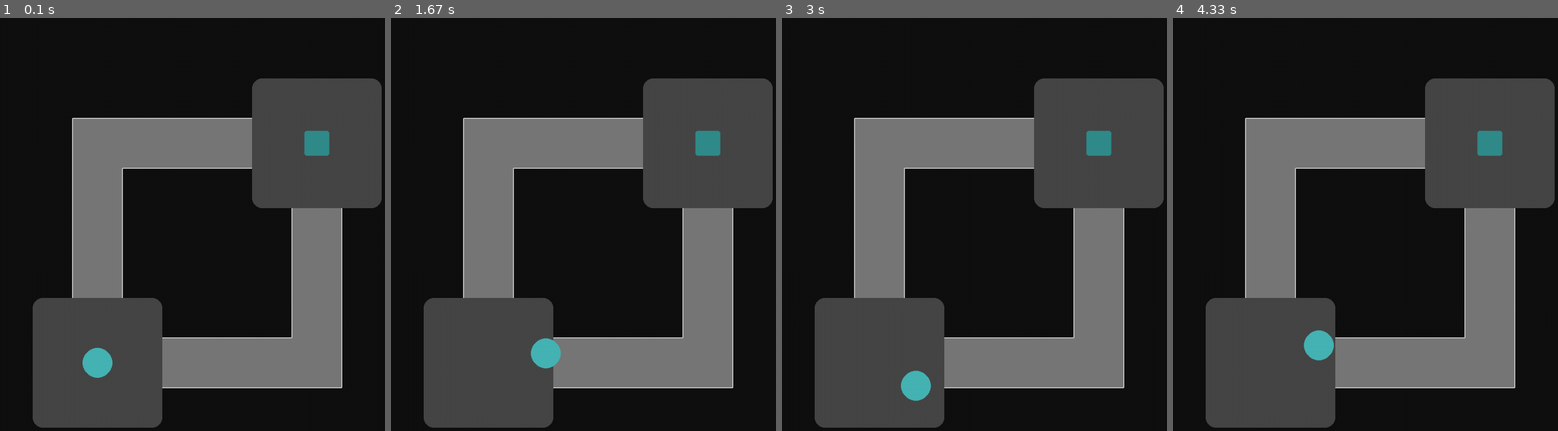
Above: before the commit, frames 1-4 (left to right).
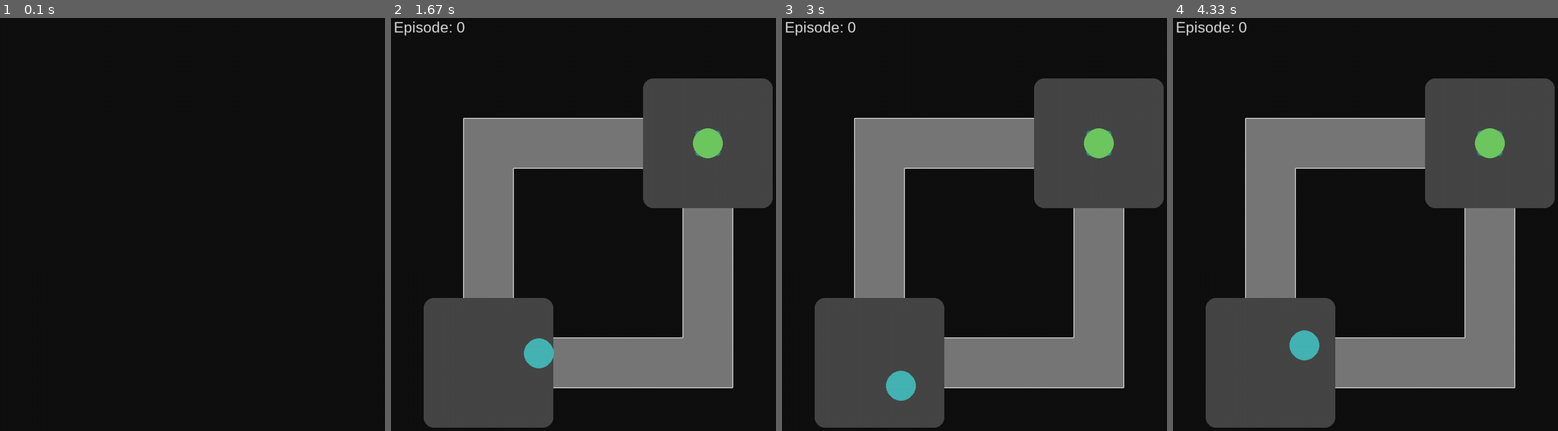
Above: after the commit, the same moments.

Repository: tomosii/marl-robots-2d
Game: pygame game, started from envs/pygame_test_human.py
Same seed, same stepped clock (60 frames per second), same inputs: the game is played once before the commit and once after it.
Inputs:
- Up to frame 1 (0.1 s): no input
- Up to frame 2 (1.67 s): tap Enter at 0.33 s; hold Right 0.67-1.13 s; hold Up 1.17-1.47 s; hold Right from 1.5 s (still down)
- Up to frame 3 (3 s): release Right at 1.97 s; hold Left 2-2.53 s; hold Down 2.57-2.87 s; hold Left from 2.9 s (still down)
- Up to frame 4 (4.33 s): release Left at 3.3 s; hold Up 3.33-3.7 s; hold Right from 3.73 s (still down)

The runs differ from the first frame. In frame 1, 41% of the frame differs, in the area x 8-100%, y 14-100%; in frame 2, 0.9%; in frame 3, 1.2%; in frame 4, 1.2%.

Commit message:
goal or failed

Diff:
--- a/envs/pygame_test_human.py
+++ b/envs/pygame_test_human.py
@@ -18,13 +18,18 @@
 CORRIDOR_WIDTH = AGENT_SIZE + 40
 WALL_WIDTH = 2
 
+AGENT_POS = (ROOM_SIZE // 2, HEIGHT - ROOM_SIZE // 2)
+OBSTACLE_POS = (WIDTH - ROOM_SIZE // 2, ROOM_SIZE // 2)
+
 BG_COLOR = (16, 16, 16)
 AGENT_BLUE = (70, 180, 180)
+AGENT_GREEN = (111, 200, 96)
 GOAL_BLUE = (50, 140, 140)
 ROOM_COLOR = (70, 70, 70)
 CORRIDOR_COLOR = (120, 120, 120)
 WALL_COLOR = (200, 200, 200)
 INFO_BG_COLOR = (30, 30, 30)
+INFO_TEXT_COLOR = (220, 220, 220)
 
 FPS = 60
 
@@ -119,15 +124,15 @@
 
 
 class Agent(pygame.sprite.Sprite):
-    def __init__(self, center_x, center_y):
+    def __init__(self, color):
         super().__init__()
         self.image = pygame.Surface([AGENT_SIZE, AGENT_SIZE], pygame.SRCALPHA)
         self.rect = self.image.get_rect()
         pygame.draw.circle(
-            self.image, AGENT_BLUE, (AGENT_SIZE // 2, AGENT_SIZE // 2), AGENT_SIZE // 2
+            self.image, color, (AGENT_SIZE // 2, AGENT_SIZE // 2), AGENT_SIZE // 2
         )
 
-        self.pos = pygame.math.Vector2(center_x, center_y)
+        self.pos = pygame.math.Vector2(0, 0)
         self.vel = pygame.math.Vector2(0, 0)
         self.acc = pygame.math.Vector2(0, 0)
 
@@ -156,6 +161,12 @@
 
         self.rect.center = self.pos
 
+    def reset(self, pos):
+        self.pos = pygame.math.Vector2(pos)
+        self.vel = pygame.math.Vector2(0, 0)
+        self.acc = pygame.math.Vector2(0, 0)
+        self.rect.center = self.pos
+
     def collide_walls(self, walls: List[Wall]):
         neligible = 0.1
 
@@ -167,28 +178,28 @@
                     and self.rect.left < wall.rect.left
                     and self.vel.x > 0
                 ):
-                    print("collide right")
+                    # print("collide right")
                     self.pos.x = wall.rect.left - AGENT_SIZE // 2
                 if (
                     self.rect.left < wall.rect.right
                     and self.rect.right > wall.rect.right
                     and self.vel.x < 0
                 ):
-                    print("collide left")
+                    # print("collide left")
                     self.pos.x = wall.rect.right + AGENT_SIZE // 2
                 if (
                     self.rect.bottom > wall.rect.top
                     and self.rect.top < wall.rect.top
                     and self.vel.y > 0
                 ):
-                    print("collide bottom")
+                    # print("collide bottom")
                     self.pos.y = wall.rect.top - AGENT_SIZE // 2
                 if (
                     self.rect.top < wall.rect.bottom
                     and self.rect.bottom > wall.rect.bottom
                     and self.vel.y < 0
                 ):
-                    print("collide top")
+                    # print("collide top")
                     self.pos.y = wall.rect.bottom + AGENT_SIZE // 2
 
                 self.rect.center = self.pos
@@ -196,8 +207,106 @@
 
                 return
 
-
-agent1 = Agent(ROOM_SIZE // 2, HEIGHT - ROOM_SIZE // 2)
+    def collide_obstacle(self, obstacle):
+        if self.rect.colliderect(obstacle.rect):
+            self.vel = pygame.math.Vector2(0, 0)
+            return True
+        return False
+
+    def check_goal(self, goal: Goal):
+        if self.rect.colliderect(goal.rect):
+            return True
+        return False
+
+
+class Obstacle(pygame.sprite.Sprite):
+    def __init__(self, color):
+        super().__init__()
+        self.image = pygame.Surface([AGENT_SIZE, AGENT_SIZE], pygame.SRCALPHA)
+        self.rect = self.image.get_rect()
+        pygame.draw.circle(
+            self.image, color, (AGENT_SIZE // 2, AGENT_SIZE // 2), AGENT_SIZE // 2
+        )
+
+        self.pos = pygame.math.Vector2(0, 0)
+        self.vel = pygame.math.Vector2(0, 0)
+        self.acc = pygame.math.Vector2(0, 0)
+
+    def auto_move(self):
+        self.acc = pygame.math.Vector2(0, 0)
+
+        pressed_keys = pygame.key.get_pressed()
+
+        if pressed_keys[pygame.K_LEFT]:
+            self.acc.x = -ACC
+        if pressed_keys[pygame.K_RIGHT]:
+            self.acc.x = ACC
+        if pressed_keys[pygame.K_UP]:
+            self.acc.y = -ACC
+        if pressed_keys[pygame.K_DOWN]:
+            self.acc.y = ACC
+
+        self.acc += self.vel * FRIC
+        self.vel += self.acc
+
+        if self.vel.length() > MAX_SPEED:
+            self.vel.scale_to_length(MAX_SPEED)
+
+        # x = v0t + 1/2at^2
+        self.pos += self.vel + 0.5 * self.acc
+
+        self.rect.center = self.pos
+
+    def reset(self, pos):
+        self.pos = pygame.math.Vector2(pos)
+        self.vel = pygame.math.Vector2(0, 0)
+        self.acc = pygame.math.Vector2(0, 0)
+        self.rect.center = self.pos
+
+    def collide_walls(self, walls: List[Wall]):
+        neligible = 0.1
+
+        for wall in walls:
+            if self.rect.colliderect(wall.rect):
+
+                if (
+                    self.rect.right > wall.rect.left
+                    and self.rect.left < wall.rect.left
+                    and self.vel.x > 0
+                ):
+                    # print("collide right")
+                    self.pos.x = wall.rect.left - AGENT_SIZE // 2
+                if (
+                    self.rect.left < wall.rect.right
+                    and self.rect.right > wall.rect.right
+                    and self.vel.x < 0
+                ):
+                    # print("collide left")
+                    self.pos.x = wall.rect.right + AGENT_SIZE // 2
+                if (
+                    self.rect.bottom > wall.rect.top
+                    and self.rect.top < wall.rect.top
+                    and self.vel.y > 0
+                ):
+                    # print("collide bottom")
+                    self.pos.y = wall.rect.top - AGENT_SIZE // 2
+                if (
+                    self.rect.top < wall.rect.bottom
+                    and self.rect.bottom > wall.rect.bottom
+                    and self.vel.y < 0
+                ):
+                    # print("collide top")
+                    self.pos.y = wall.rect.bottom + AGENT_SIZE // 2
+
+                self.rect.center = self.pos
+                self.vel = pygame.math.Vector2(0, 0)
+
+                return
+
+
+agent = Agent(AGENT_BLUE)
+obstacle = Obstacle(AGENT_GREEN)
+
 
 room1 = Room(ROOM_SIZE // 2, HEIGHT - ROOM_SIZE // 2)
 room2 = Room(WIDTH - ROOM_SIZE // 2, ROOM_SIZE // 2)
@@ -309,7 +418,8 @@
     corridor2,
     corridor3,
     corridor4,
-    agent1,
+    agent,
+    obstacle,
 )
 
 map_screen = pygame.Surface((WIDTH, HEIGHT))
@@ -320,27 +430,56 @@
 info_screen.fill(BG_COLOR)
 
 
-running = True
-while running:
-    for event in pygame.event.get():
-        if event.type == pygame.QUIT:
-            running = False
-        if event.type == pygame.KEYDOWN:
-            if event.key == pygame.K_ESCAPE:
+def reset():
+    pygame.display.flip()
+    pygame.time.wait(800)
+    agent.reset(AGENT_POS)
+    obstacle.reset(OBSTACLE_POS)
+
+
+if __name__ == "__main__":
+    reset()
+
+    episode = 0
+    font = pygame.font.SysFont("Arial", 30)
+    result_font = pygame.font.SysFont("Arial", 45)
+
+    running = True
+    while running:
+        for event in pygame.event.get():
+            if event.type == pygame.QUIT:
                 running = False
-
-    screen.blit(map_screen, (OFFSET, INFO_HEIGHT))
-    screen.blit(info_screen, (0, 0))
-
-    agent1.move()
-    agent1.collide_walls(walls.sprites())
-
-    all_sprites.draw(map_screen)
-
-    walls.draw(map_screen)
-
-    pygame.display.flip()
-    clock.tick(FPS)
-
-pygame.quit()
-sys.exit()
+            if event.type == pygame.KEYDOWN:
+                if event.key == pygame.K_ESCAPE:
+                    running = False
+
+        episode_text = font.render(f"Episode: {episode}", True, INFO_TEXT_COLOR)
+
+        screen.blit(map_screen, (OFFSET, INFO_HEIGHT))
+        screen.blit(info_screen, (0, 0))
+        screen.blit(episode_text, (40, 80))
+
+        agent.move()
+        agent.collide_walls(walls.sprites())
+
+        all_sprites.draw(map_screen)
+        walls.draw(map_screen)
+
+        pygame.display.flip()
+
+        if agent.check_goal(goal1):
+            result_text = result_font.render("GOAL REACHED!", True, INFO_TEXT_COLOR)
+            screen.blit(result_text, (450, 80))
+            reset()
+            episode += 1
+
+        if agent.collide_obstacle(obstacle):
+            result_text = result_font.render("FAILED", True, INFO_TEXT_COLOR)
+            screen.blit(result_text, (450, 80))
+            reset()
+            episode += 1
+
+        clock.tick(FPS)
+
+    pygame.quit()
+    sys.exit()
